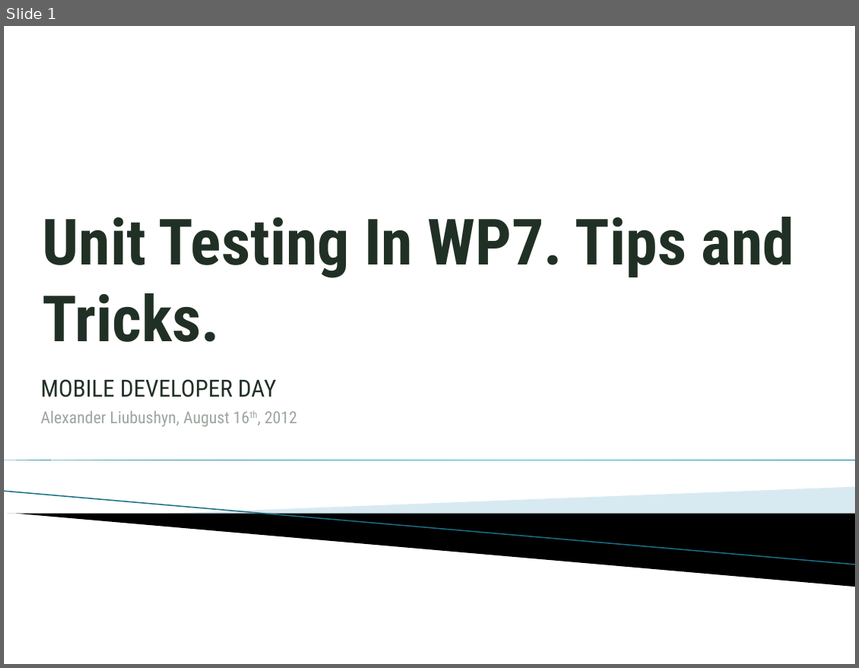
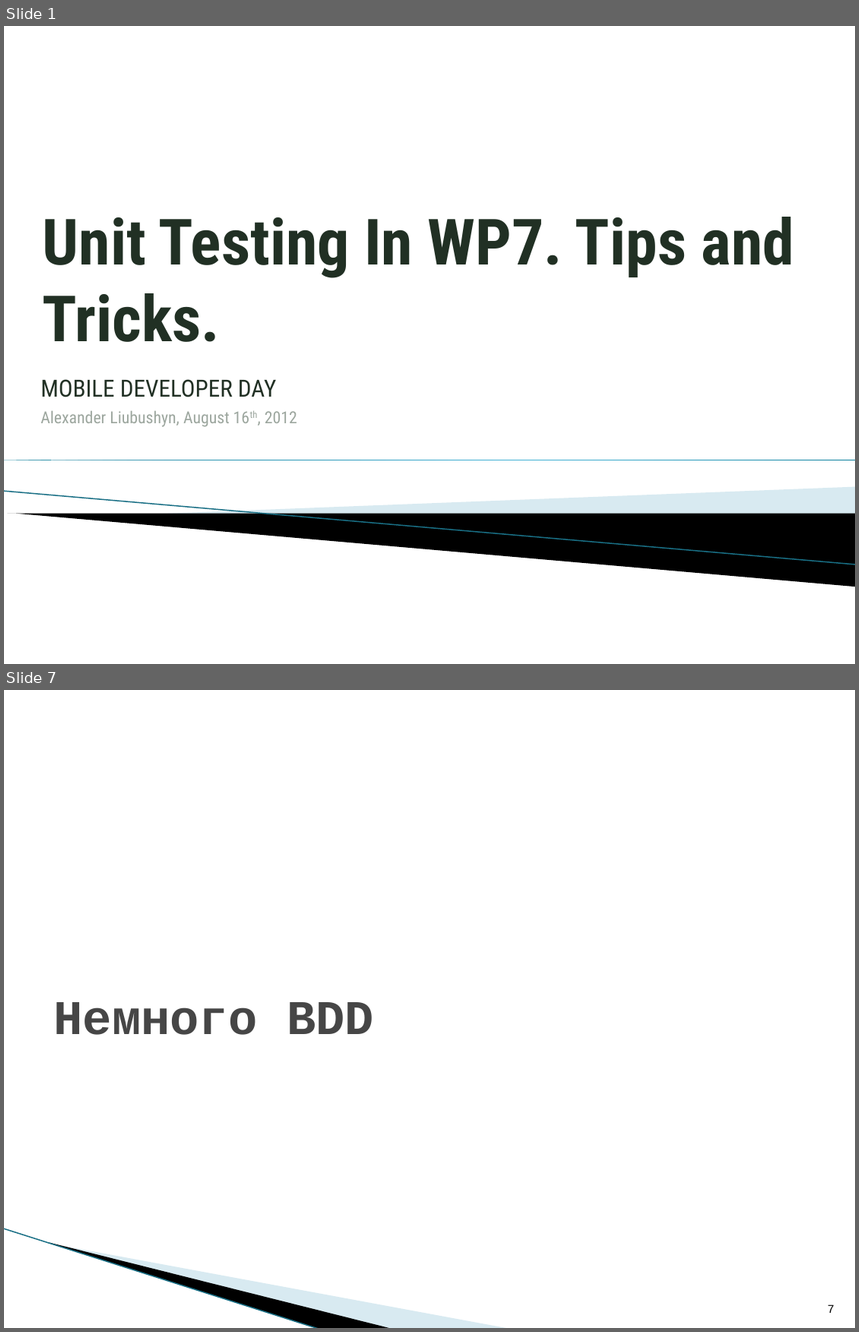
Before and after one commit to lubushyn/mddayua2012, a slide deck: Presentation/WP7_UnitTesting_Tips_And_Tricks.pptx. Shown one above the other, each under a label of ours: slide 1 before the commit, slides 1 and 7 after it; the slides between them are not shown. The pictures are 859x668 and 859x1332 pixels, drawn with LibreOffice and Linux fonts; fonts in the diff are those of the drawing; background and template pictures are left out. Boxes give left, top, right and bottom in pixels: in the first picture for what was removed or moved away, otherwise in the second. Text is boxed around its words. In the diff, an @@ line names an element or a change of style, - is before the commit and + after.

```diff
--- a/Presentation/WP7_UnitTesting_Tips_And_Tricks.pptx
+++ b/Presentation/WP7_UnitTesting_Tips_And_Tricks.pptx
@@ slide 7 added at bbox=[4, 690, 855, 1328], background #FFFFFF @@
@@ text added at bbox=[54, 1002, 374, 1035], 41 pt, text #464646, bold @@
+Немного BDD
@@ line added from (4, 1229) to (320, 1328), #97C5D8 0.95 pt @@
@@ freeform shape added at bbox=[49, 1243, 393, 1328], fill #000000 @@
@@ freeform shape added at bbox=[51, 1243, 510, 1328], fill #A0CBDC at 40% opacity @@
@@ page number added at bbox=[828, 1305, 835, 1313], 10 pt, text #000000 @@
+7
```
Also in this commit, not shown: 7 slides changed, 1 other slide added, 2 slides removed.
